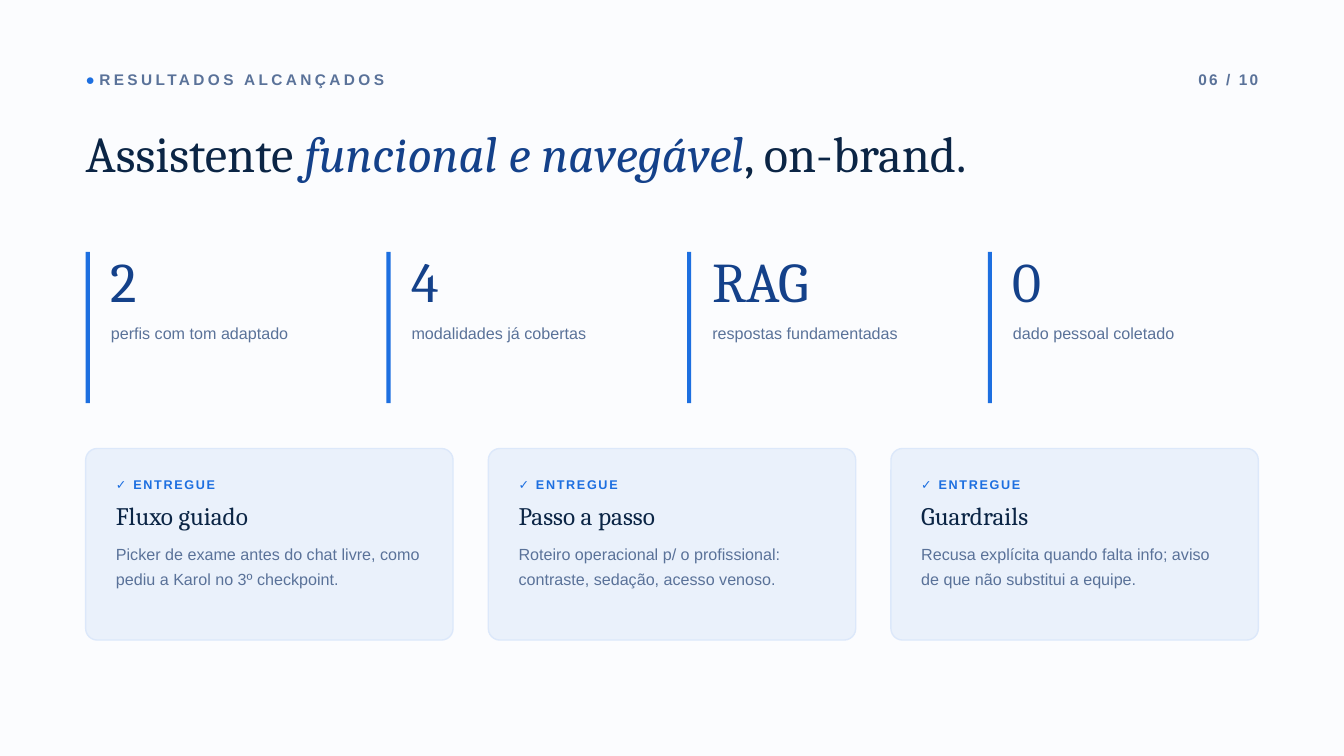
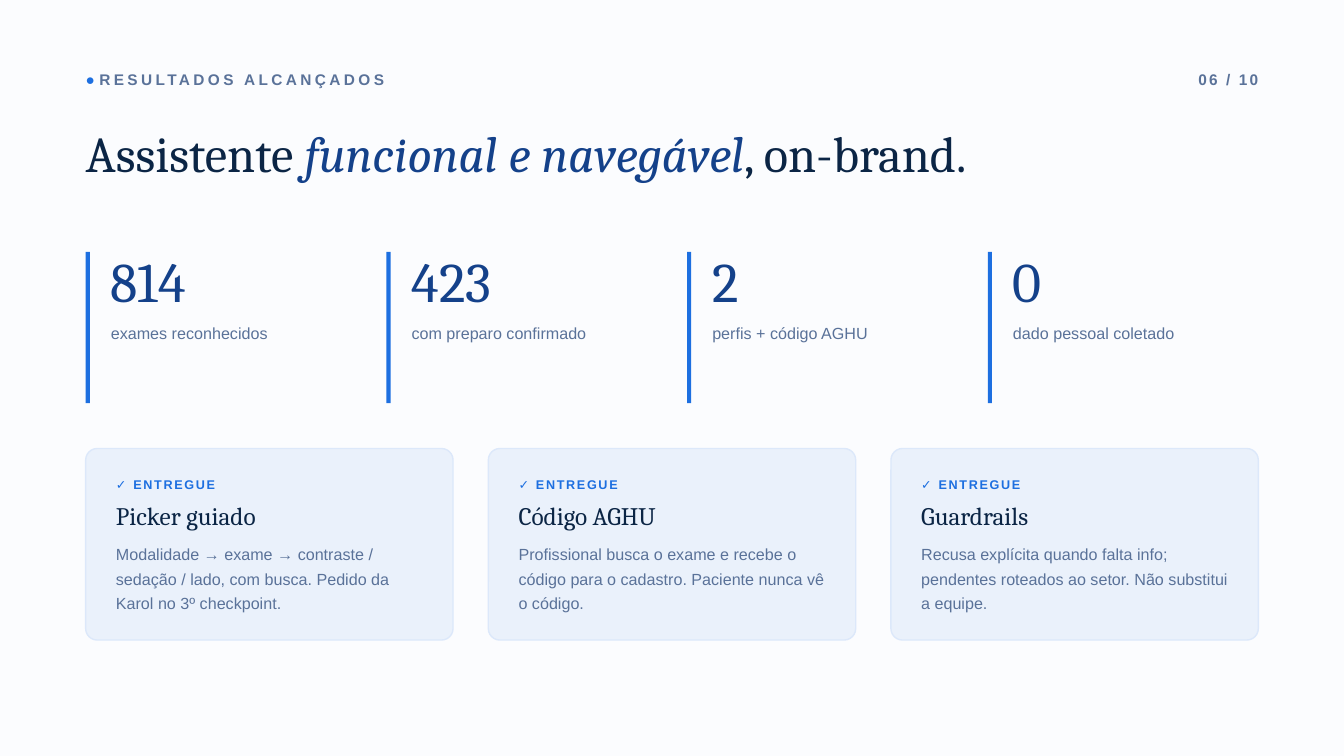
Before and after one commit to ata1de/hc-ufpe-exam-assistant, a slide deck: slide 7 of docs/Apresentacao_HC-UFPE.pptx. Drawn at 1344x756 pixels with LibreOffice and Linux fonts; fonts in the diff are those of the drawing. Boxes give left, top, right and bottom in pixels: in the first picture for what was removed or moved away, otherwise in the second. Text is boxed around its words. In the diff, an @@ line names an element or a change of style, - is before the commit and + after.

Commit message:
docs: update presentation with current project state (814 exams, guided picker, AGHU code)

```diff
--- a/docs/Apresentacao_HC-UFPE.pptx
+++ b/docs/Apresentacao_HC-UFPE.pptx
@@ text at <box>111,264,268,339</box>: text changed @@
-2
-perfis com tom adaptado
+814
+exames reconhecidos
@@ text at <box>412,264,586,343</box>: text changed @@
-4
-modalidades já cobertas
+423
+com preparo confirmado
@@ text at <box>712,264,868,343</box>: text changed @@
-RAG
-respostas fundamentadas
+2
+perfis + código AGHU
@@ text at <box>116,507,389,613</box>: text changed @@
-Fluxo guiado
-Picker de exame antes do chat livre, como pediu a Karol no 3º checkpoint.
+Picker guiado
+Modalidade → exame → contraste / sedação / lado, com busca. Pedido da Karol no 3º checkpoint.
@@ text at <box>519,507,824,613</box>: text changed @@
-Passo a passo
-Roteiro operacional p/ o profissional: contraste, sedação, acesso venoso.
+Código AGHU
+Profissional busca o exame e recebe o código para o cadastro. Paciente nunca vê o código.
@@ text at <box>921,548,1227,613</box>: text changed @@
-Recusa explícita quando falta info; aviso de que não substitui a equipe.
+Recusa explícita quando falta info; pendentes roteados ao setor. Não substitui a equipe.
```
Also in this commit, not shown: 8 other slides changed.
